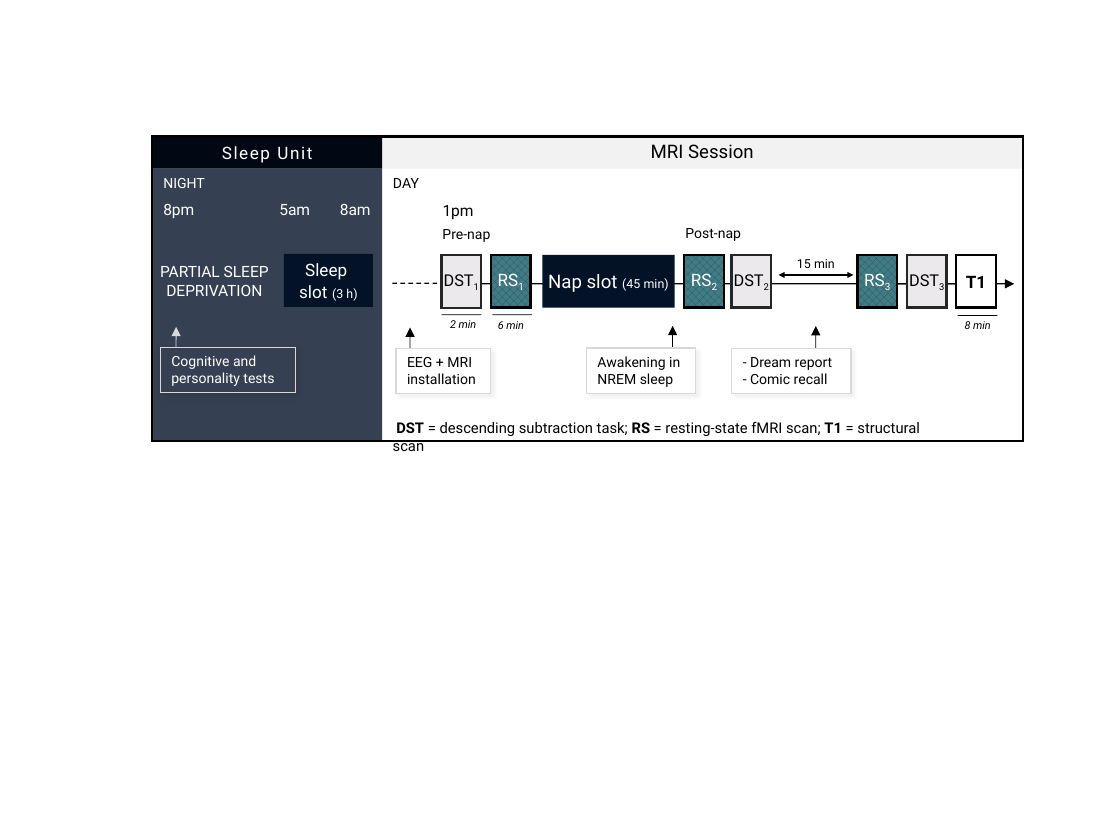
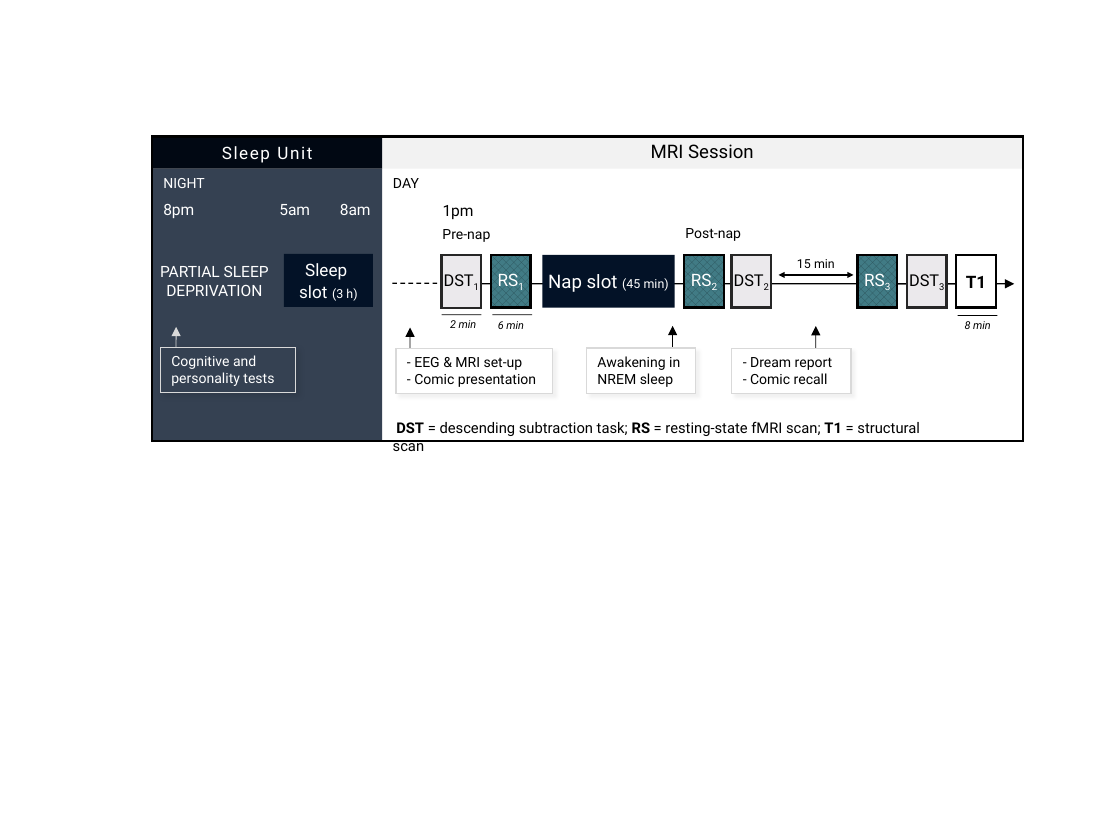
Before and after one commit to raphaelvallat/Thesis, a slide deck: slide 1 of Fig/Intro/Intro_paradigm_fMRI/Intro_paradigm_fMRI.pptx. Drawn at 1120x840 pixels with LibreOffice and Linux fonts; fonts in the diff are those of the drawing. Boxes give left, top, right and bottom in pixels: in the first picture for what was removed or moved away, otherwise in the second. Text is boxed around its words. In the diff, an @@ line names an element or a change of style, - is before the commit and + after.

```diff
--- a/Fig/Intro/Intro_paradigm_fMRI/Intro_paradigm_fMRI.pptx
+++ b/Fig/Intro/Intro_paradigm_fMRI/Intro_paradigm_fMRI.pptx
@@ rectangle "- EEG & MRI set-up" resized from (x1=396, y1=348, x2=492, y2=393) to (x1=396, y1=348, x2=553, y2=393) @@
@@ text in rectangle at (x1=414, y1=357, x2=536, y2=387): text changed @@
-EEG + MRI
-installation
+- EEG & MRI set-up
+- Comic presentation
```
Also in this commit, not shown: 14 other files.
